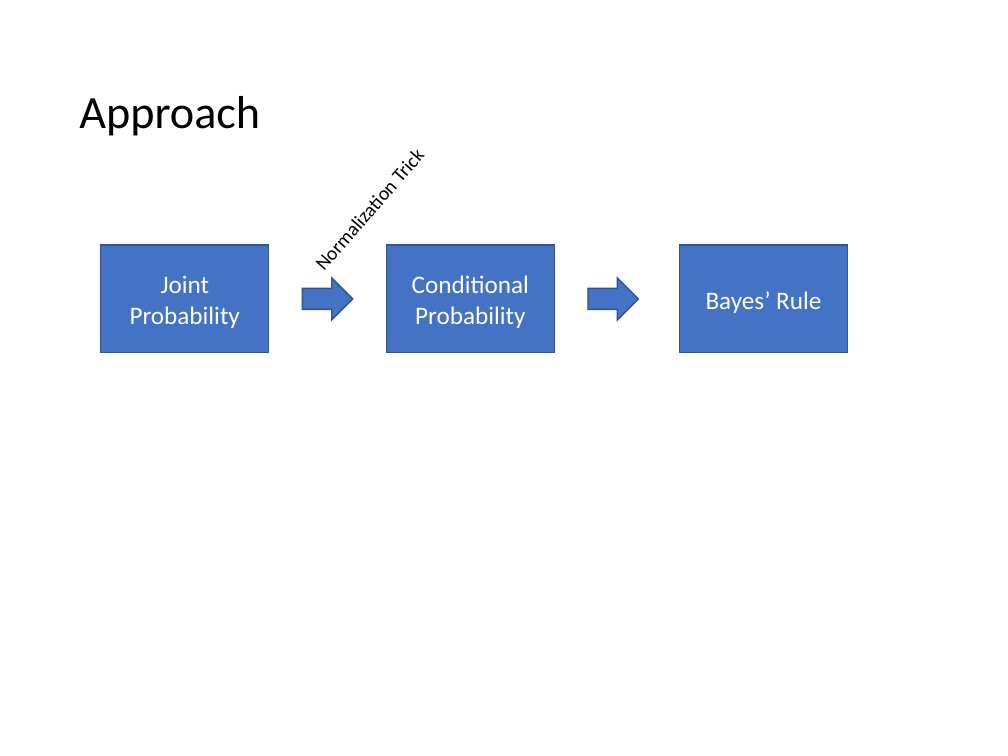
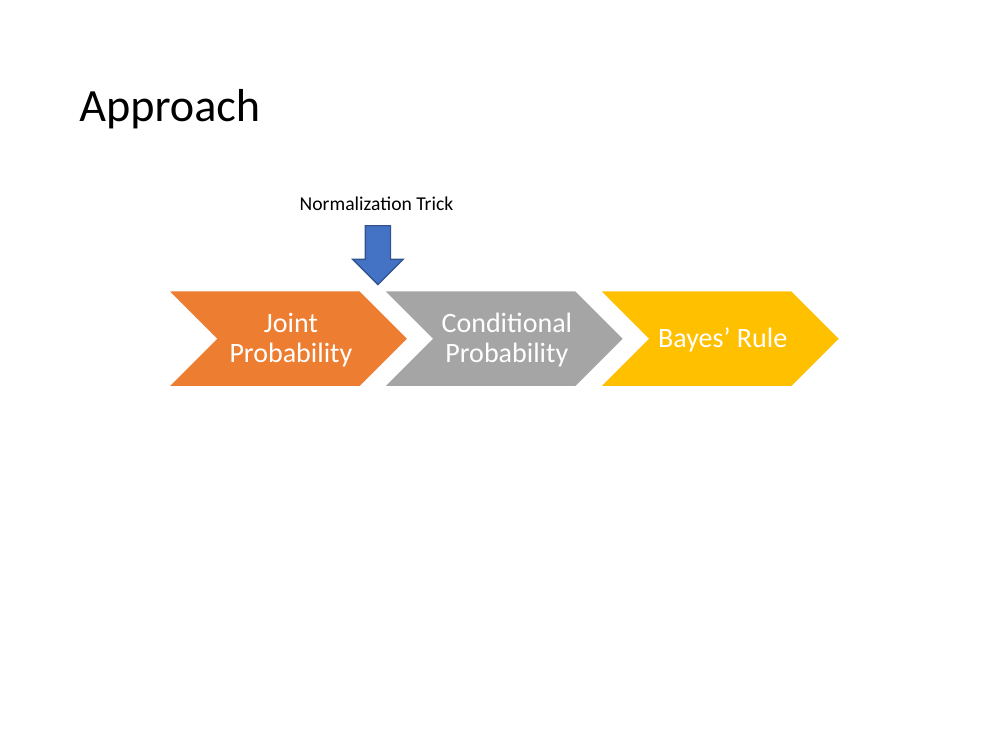
Before and after one commit to mhahsler/CS7320-AI, a slide deck: slide 27 of slides/12_uncertainty.pptx. Drawn at 1008x756 pixels with LibreOffice and Linux fonts; fonts in the diff are those of the drawing; grey boxes stand for pictures. Boxes give left, top, right and bottom in pixels: in the first picture for what was removed or moved away, otherwise in the second. Text is boxed around its words. In the diff, an @@ line names an element or a change of style, - is before the commit and + after.

```diff
--- a/slides/12_uncertainty.pptx
+++ b/slides/12_uncertainty.pptx
@@ title "Approach": place and size @@
-title "Approach" at box(79, 96, 260, 136)
+title "Approach" at box(79, 89, 260, 129)
@@ text "Normalization Trick": place and size @@
-text "Normalization Trick" at box(299, 93, 474, 286)
+text "Normalization Trick" at box(300, 196, 453, 210)
@@ text "Normalization Trick" at box(300, 196, 453, 210): rotation 311 to 0 degrees @@
@@ down arrow added at box(353, 226, 403, 284), fill #4472C4, outline #325491 1 pt @@
@@ chevron added at box(168, 291, 408, 387), fill #ED7D31, outline #FFFFFF 1 pt @@
@@ size 18 to 20 pt; line spacing 1 to 0.9; more space between paragraphs; fill #4472C4 to none; outline #325491 1 pt to none in 3 elements at box(442, 313, 573, 367), box(658, 327, 787, 352), box(230, 312, 353, 367) @@
@@ text "Joint Probability": place and size @@
-text "Joint Probability" at box(101, 245, 269, 353)
+text "Joint Probability" at box(230, 312, 353, 367)
@@ right arrow removed at box(302, 278, 353, 321) @@
@@ chevron added at box(384, 291, 624, 387), fill #A5A5A5, outline #FFFFFF 1 pt @@
@@ text "Conditional Probability": place and size @@
-text "Conditional Probability" at box(386, 245, 554, 353)
+text "Conditional Probability" at box(442, 313, 573, 367)
@@ right arrow removed at box(588, 278, 638, 321) @@
@@ chevron added at box(600, 291, 840, 387), fill #FFC000, outline #FFFFFF 1 pt @@
@@ text "Bayes’ Rule": place and size @@
-text "Bayes’ Rule" at box(679, 245, 848, 353)
+text "Bayes’ Rule" at box(658, 327, 787, 352)
```
Also in this commit, not shown: 11 other slides changed, 1 other file.
